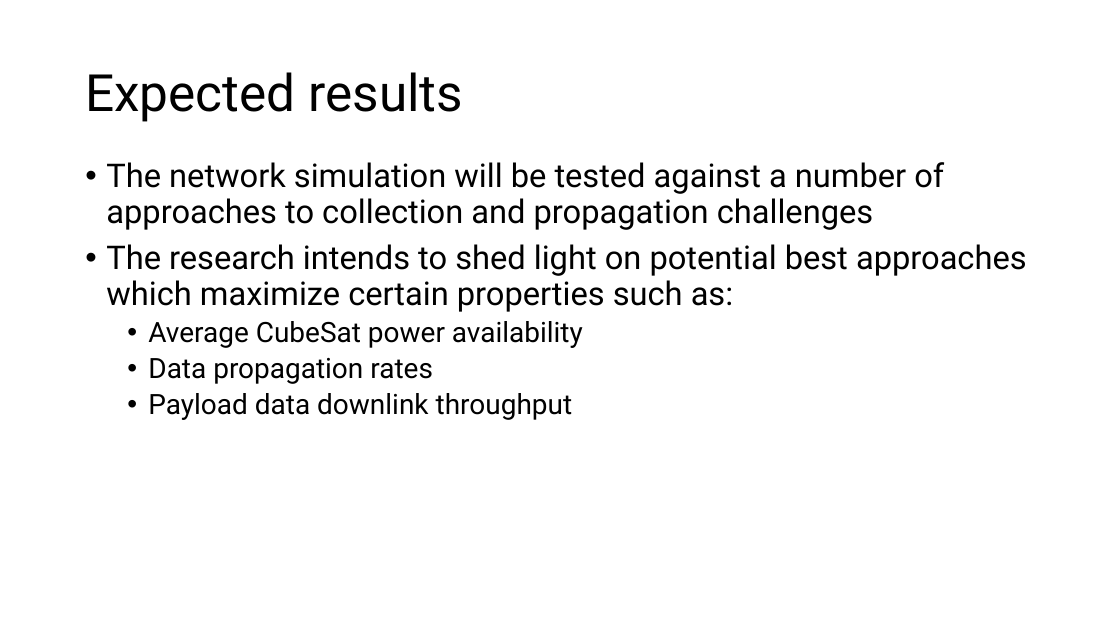
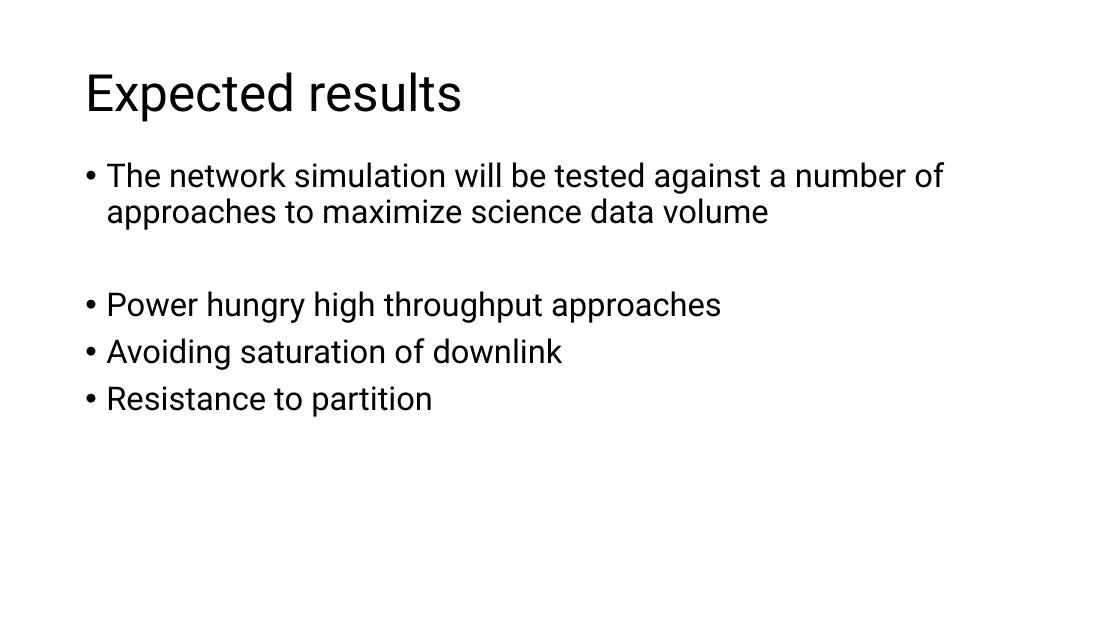
Before and after one commit to StarStuffSteve/masters-research-project, a slide deck: slide 10 of Proposal/Revised Research Proposal - Draft.pptx (slide 9 before the commit). Drawn at 1120x630 pixels with LibreOffice and Linux fonts; fonts in the diff are those of the drawing; background and template pictures are left out. Boxes give left, top, right and bottom in pixels: in the first picture for what was removed or moved away, otherwise in the second. Text is boxed around its words. In the diff, an @@ line names an element or a change of style, - is before the commit and + after.

```diff
--- a/Proposal/Revised Research Proposal - Draft.pptx
+++ b/Proposal/Revised Research Proposal - Draft.pptx
@@ text at (106, 162, 944, 417): text changed @@
-• The network simulation will be tested against a number of approaches to collection and propagation challenges
-• The research intends to shed light on potential best approaches which maximize certain properties such as:
-  • Average CubeSat power availability
-  • Data propagation rates
-  • Payload data downlink throughput
+• The network simulation will be tested against a number of approaches to maximize science data volume
+• Power hungry high throughput approaches
+• Avoiding saturation of downlink
+• Resistance to partition
```
Also in this commit, not shown: 4 other slides changed, 2 slides added, 1 slide removed.
